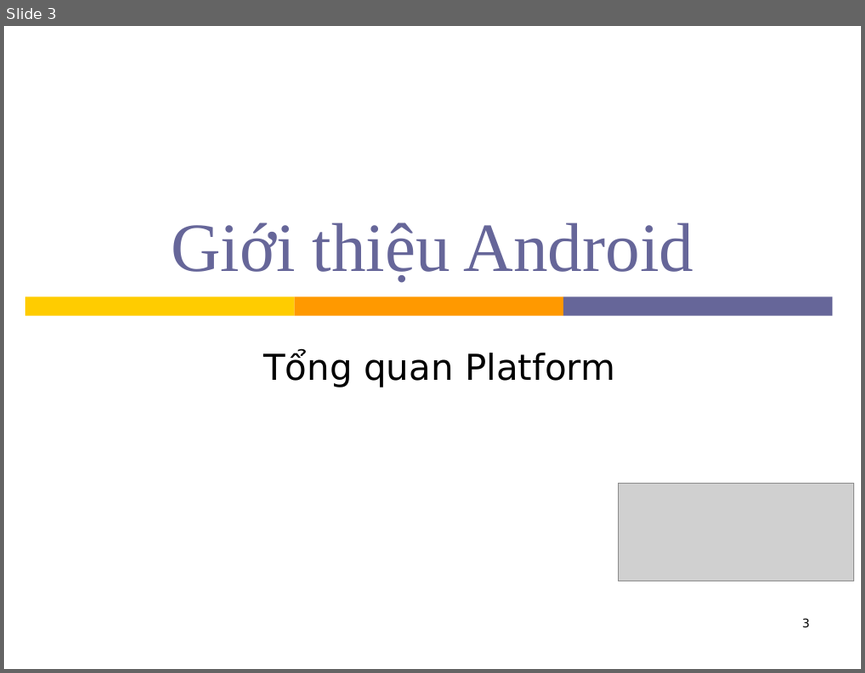
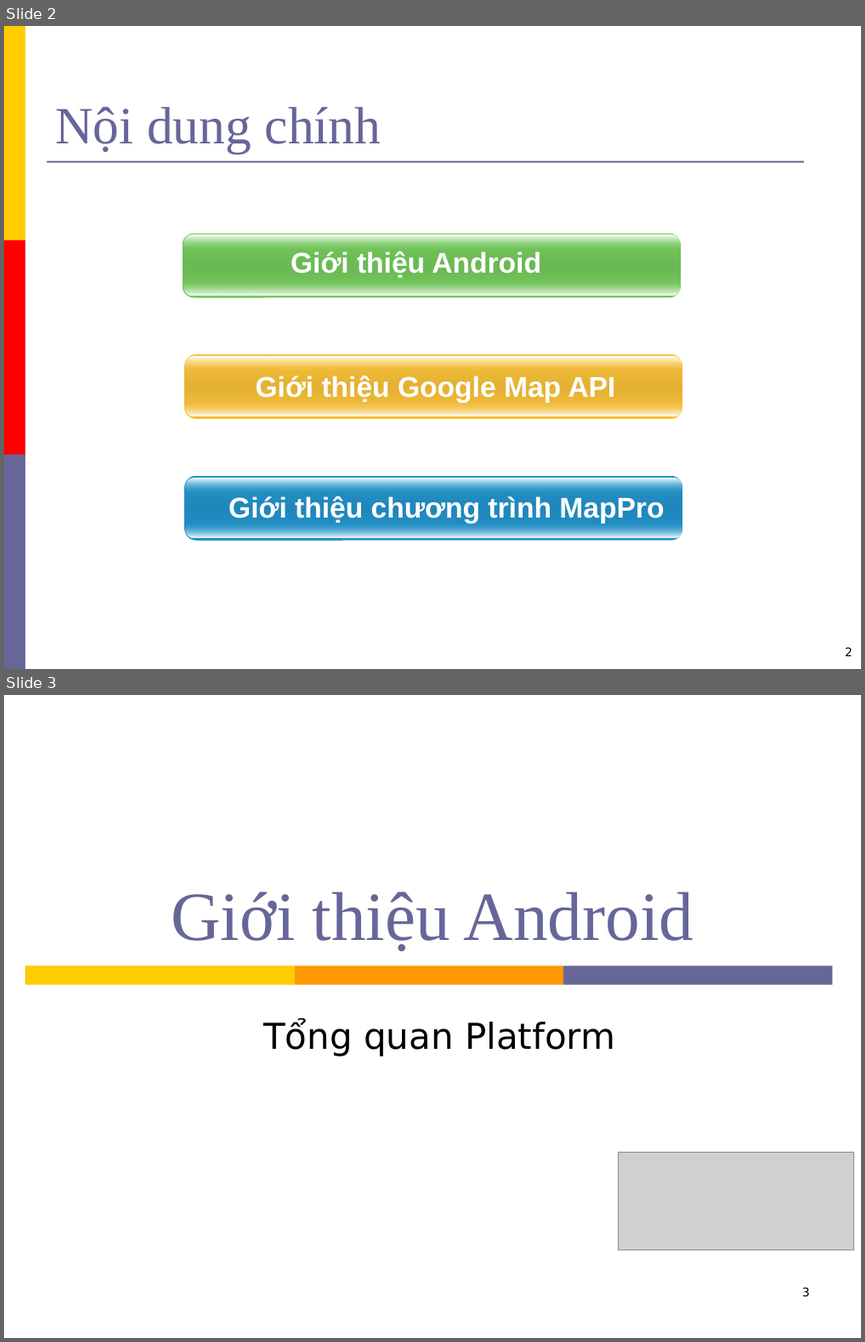
Before and after one commit to hungdien/google-map-api-and-map-on-android, a slide deck: Reports/Presentation.ppt. Shown one above the other, each under a label of ours: slide 3 before the commit, slides 2 and 3 after it. The pictures are 865x673 and 865x1342 pixels, drawn with LibreOffice and Linux fonts; fonts in the diff are those of the drawing; grey boxes stand for pictures; background and template pictures are left out. Boxes give left, top, right and bottom in pixels: in the first picture for what was removed or moved away, otherwise in the second. Text is boxed around its words. In the diff, an @@ line names an element or a change of style, - is before the commit and + after.

```diff
--- a/Reports/Presentation.ppt
+++ b/Reports/Presentation.ppt
@@ slide 2 added at <box>4,26,861,669</box>, background #FFFFFF @@
@@ rectangle added at <box>4,26,25,240</box>, fill #FFCC00 @@
@@ title added at <box>55,107,381,154</box>, 44 pt, text #666699 @@
+Nội dung chính
@@ line added from (46, 161) to (803, 161), #666699 1.5 pt @@
@@ rectangle added at <box>4,240,25,454</box>, fill #FF0000 @@
@@ group added at <box>182,233,680,298</box>: 3 rounded rectangles, 1 text @@
+Giới thiệu Android
@@ group added at <box>185,354,682,419</box>: 3 rounded rectangles, 1 text @@
+Giới thiệu Google Map API
@@ rectangle added at <box>4,454,25,669</box>, fill #666699 @@
@@ group added at <box>185,476,682,540</box>: 3 rounded rectangles, 1 text @@
+Giới thiệu chương trình MapPro
@@ page number added at <box>845,646,852,656</box>, 10 pt, text #000000 @@
+2
```
Also in this commit, not shown: 3 slides changed, 8 other slides added, 4 slides removed.
